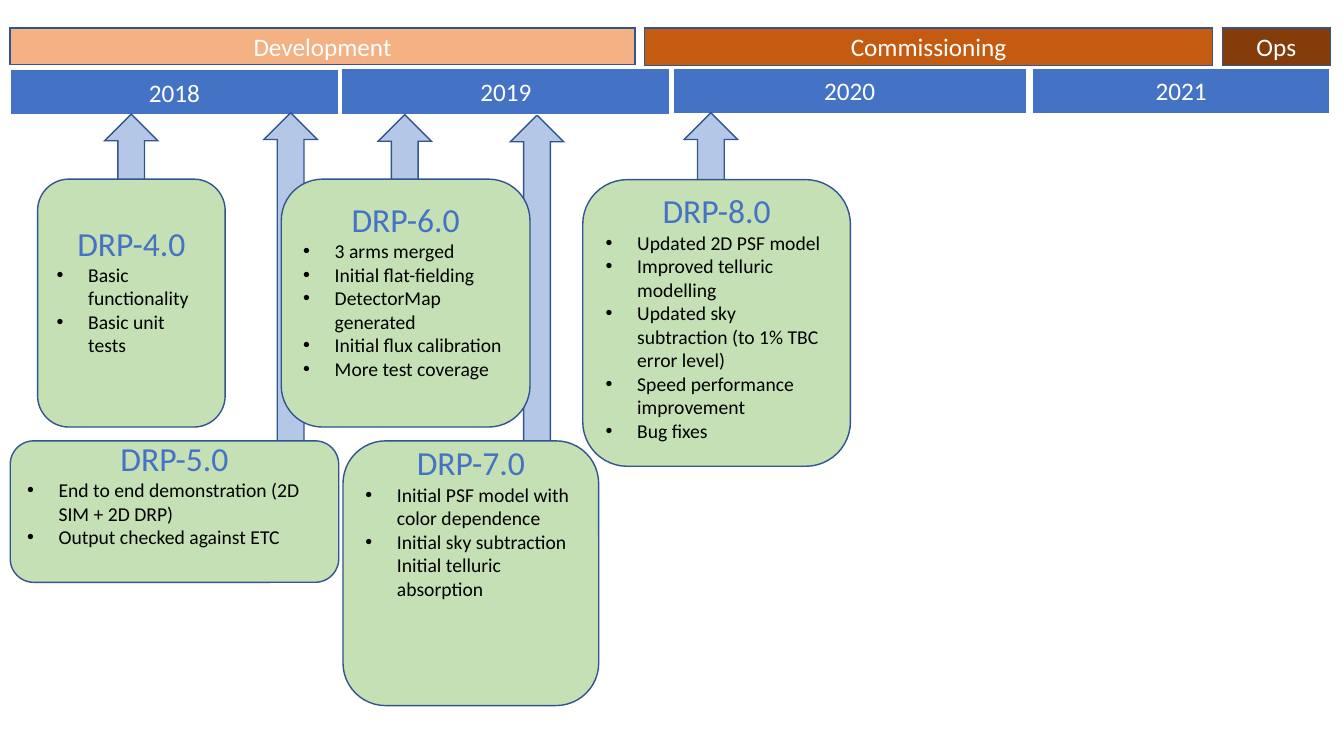
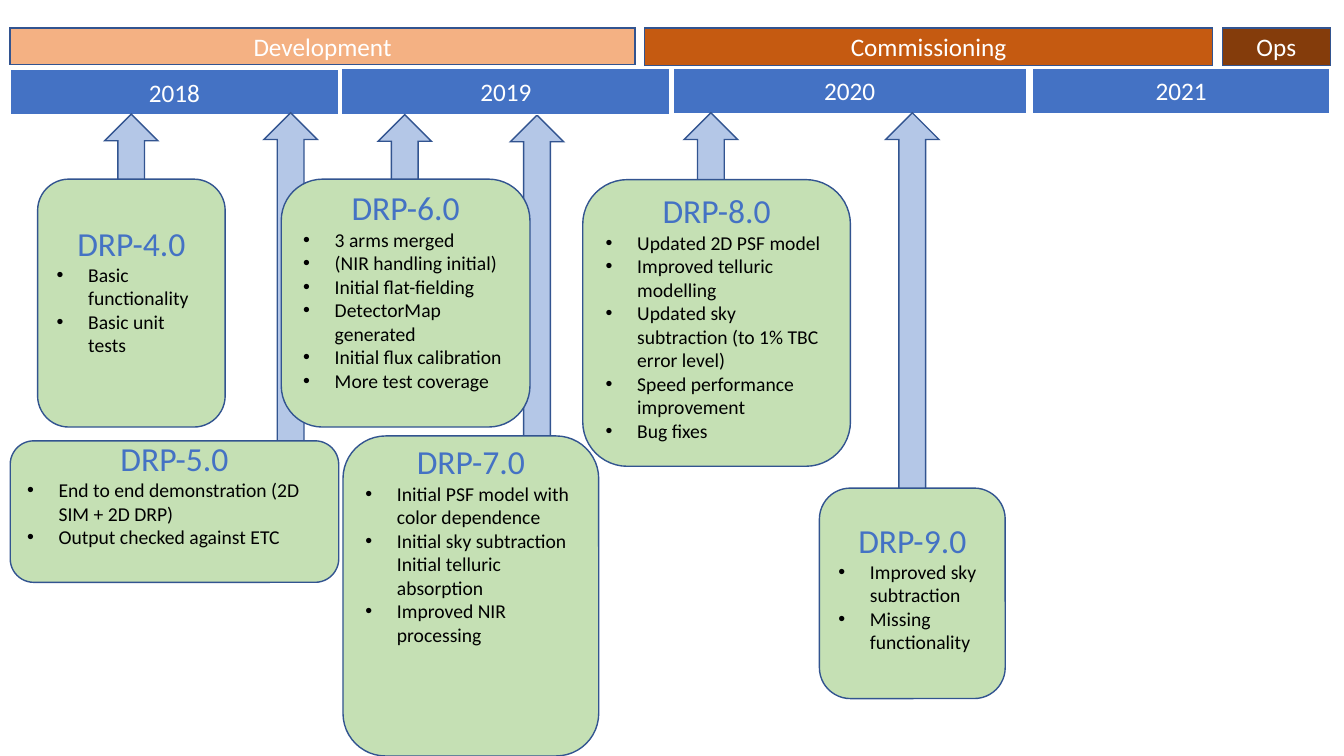
Before and after one commit to hassanxp/Shanghai2018, a slide deck: slide 9 of presentation-drp-plan/2DDRP-PresentationShanghai2018.pptx (slide 8 before the commit). Drawn at 1344x756 pixels with LibreOffice and Linux fonts; fonts in the diff are those of the drawing. Boxes give left, top, right and bottom in pixels: in the first picture for what was removed or moved away, otherwise in the second. Text is boxed around its words. In the diff, an @@ line names an element or a change of style, - is before the commit and + after.

```diff
--- a/presentation-drp-plan/2DDRP-PresentationShanghai2018.pptx
+++ b/presentation-drp-plan/2DDRP-PresentationShanghai2018.pptx
@@ up arrow added at bbox=[886, 113, 940, 506], fill #B4C7E7, outline #325491 1 pt @@
@@ text in rounded rectangle at bbox=[335, 256, 497, 274]: paragraph added @@
+• (NIR handling initial)
@@ rounded rectangle "DRP-7.0": place and size @@
-rounded rectangle "DRP-7.0" at bbox=[343, 441, 599, 706]
+rounded rectangle "DRP-7.0" at bbox=[343, 436, 599, 756]
@@ rounded rectangle added at bbox=[820, 488, 1005, 699], fill #C5E0B4, outline #325491 1 pt, 14 pt, text #000000 @@
+DRP-9.0
+• Improved sky subtraction
+• Missing functionality
@@ text in rounded rectangle at bbox=[397, 604, 506, 646]: paragraph added @@
+• Improved NIR processing
```
Also in this commit, not shown: 6 other slides changed, 1 other file.
